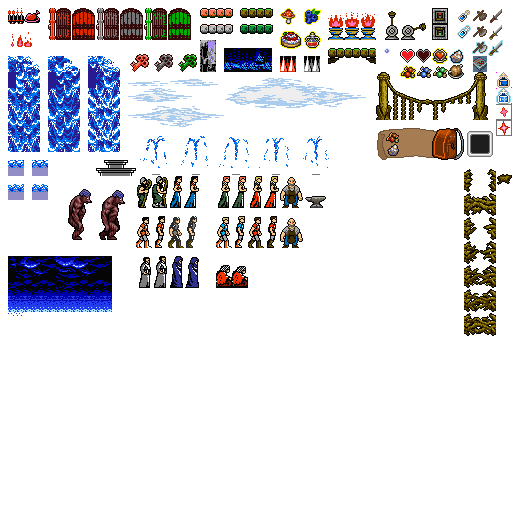
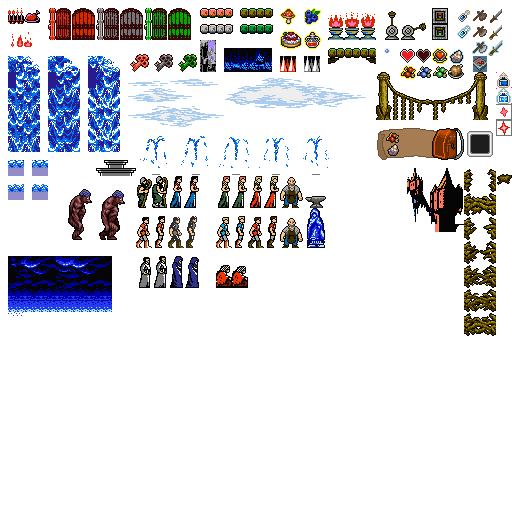
Before/after of a 512 x 512 layered artwork. What changed in the layer stack:
added layer "Layer 67" above "Layer 66" over 407, 168, 464, 232
added layer "Layer 66" above "Layer 62" over 307, 208, 325, 248
